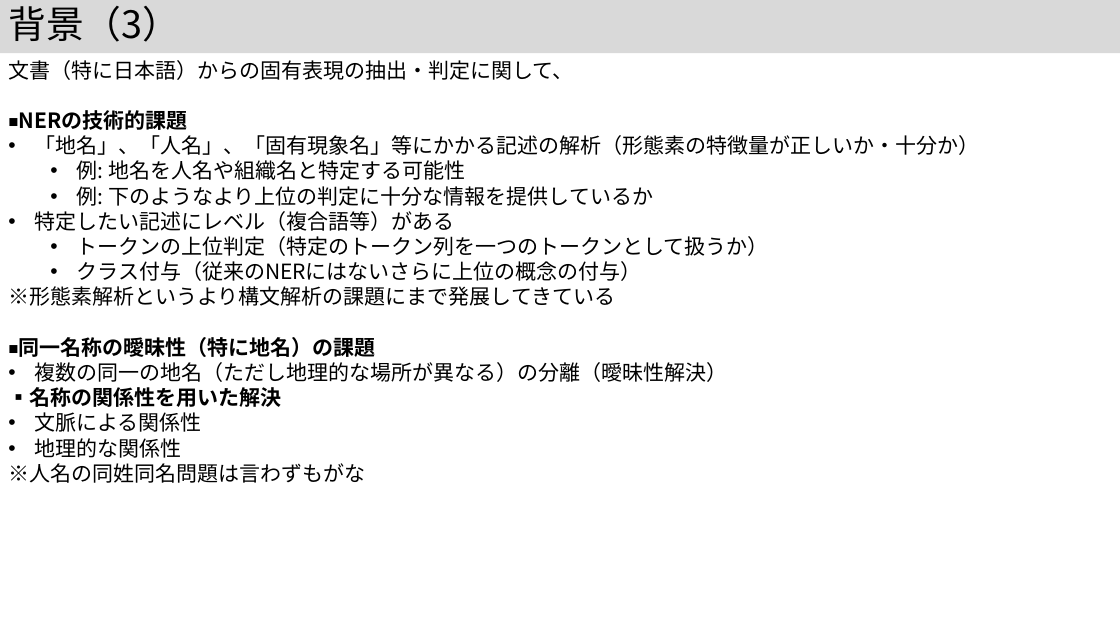
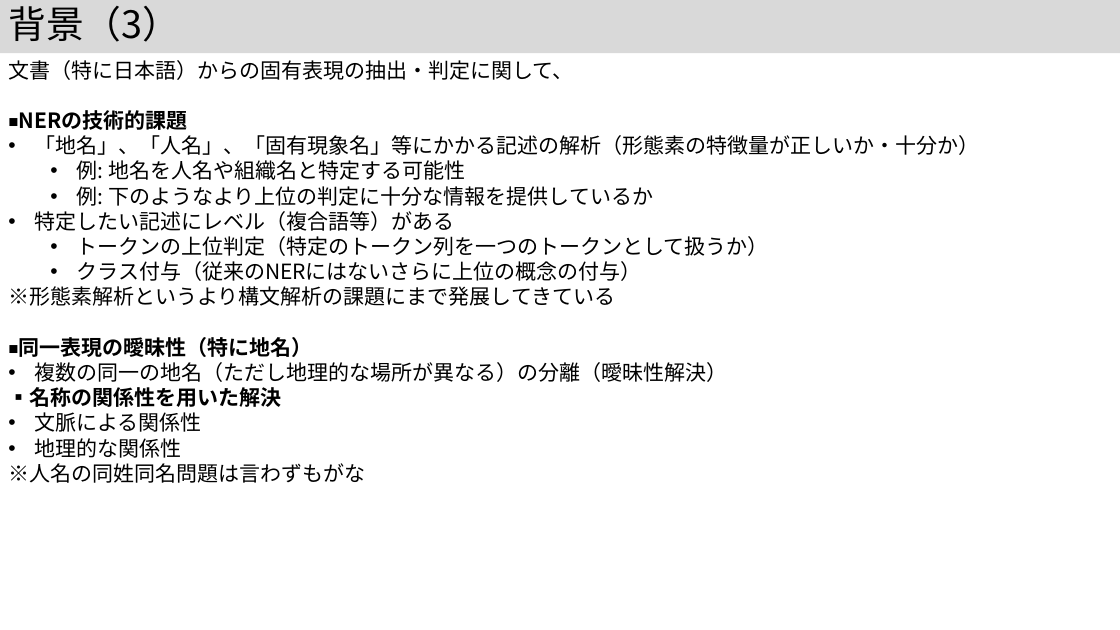
Before and after one commit to kouamano/nihongo-region-name-extract, a slide deck: slide 4 of jsik2026taikai.pptx. Drawn at 1120x630 pixels with LibreOffice and Linux fonts; fonts in the diff are those of the drawing. Boxes give left, top, right and bottom in pixels: in the first picture for what was removed or moved away, otherwise in the second. Text is boxed around its words. In the diff, an @@ line names an element or a change of style, - is before the commit and + after.

```diff
--- a/jsik2026taikai.pptx
+++ b/jsik2026taikai.pptx
@@ text at (x1=18, y1=337, x2=312, y2=357): text changed @@
-◾️同一名称の曖昧性（特に地名）の課題
+◾️同一表現の曖昧性（特に地名）
```
Also in this commit, not shown: 6 other slides changed.
